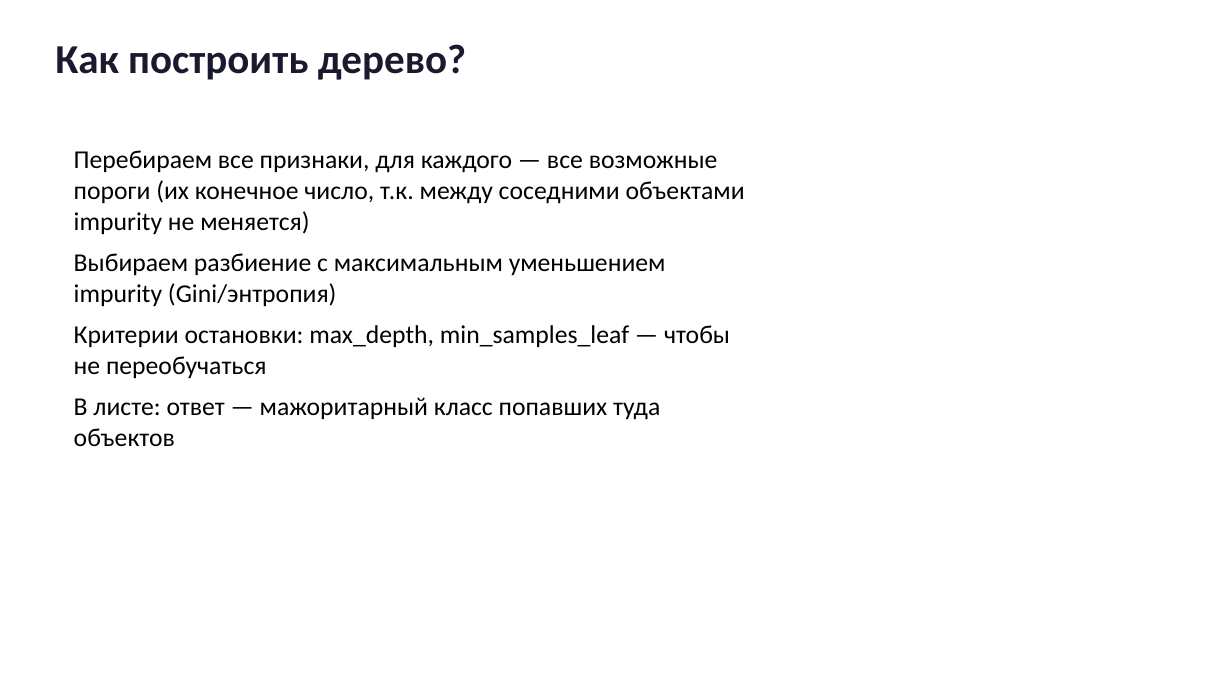
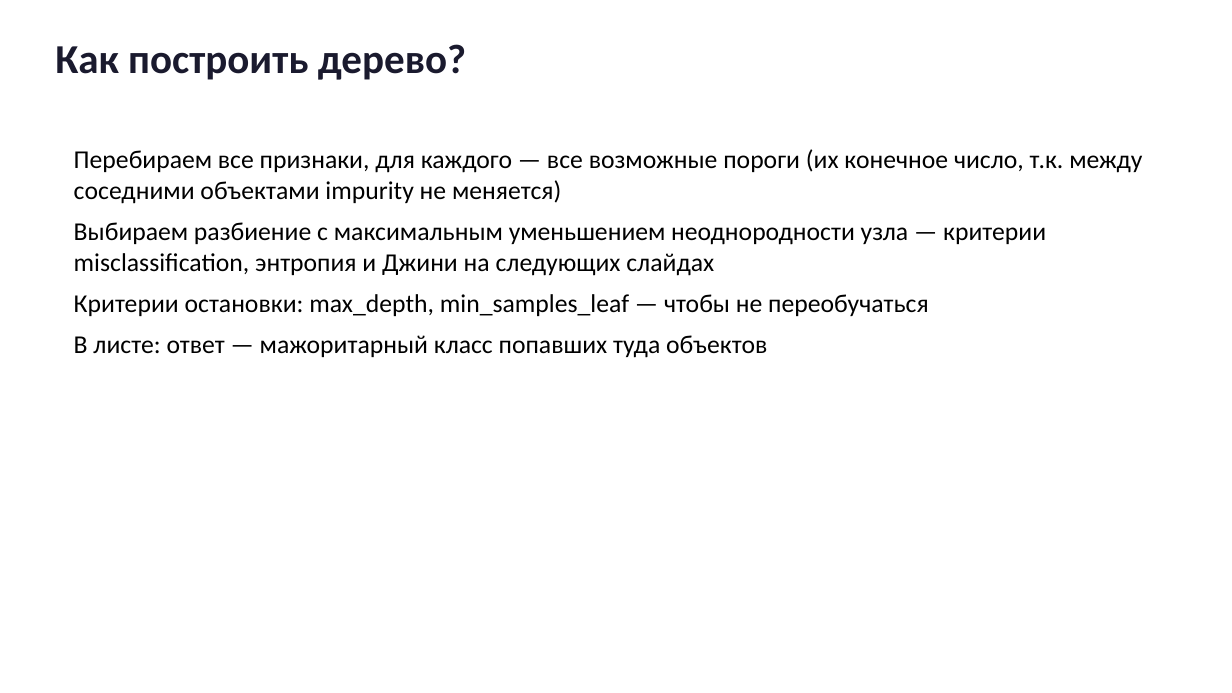
Before and after one commit to gurovic/ml-lessons, a slide deck: slide 5 of lessons/derevo_resheniy/presentation.pptx. Drawn at 1232x693 pixels with LibreOffice and Linux fonts; fonts in the diff are those of the drawing. Boxes give left, top, right and bottom in pixels: in the first picture for what was removed or moved away, otherwise in the second. Text is boxed around its words. In the diff, an @@ line names an element or a change of style, - is before the commit and + after.

```diff
--- a/lessons/derevo_resheniy/presentation.pptx
+++ b/lessons/derevo_resheniy/presentation.pptx
@@ text at (74, 222, 1046, 276): text changed @@
-Выбираем разбиение с максимальным уменьшением impurity (Gini/энтропия)
+Выбираем разбиение с максимальным уменьшением неоднородности узла — критерии misclassification, энтропия и Джини на следующих слайдах
```
Also in this commit, not shown: 15 other slides changed, 2 slides added, 2 slides removed, 45 other files.
